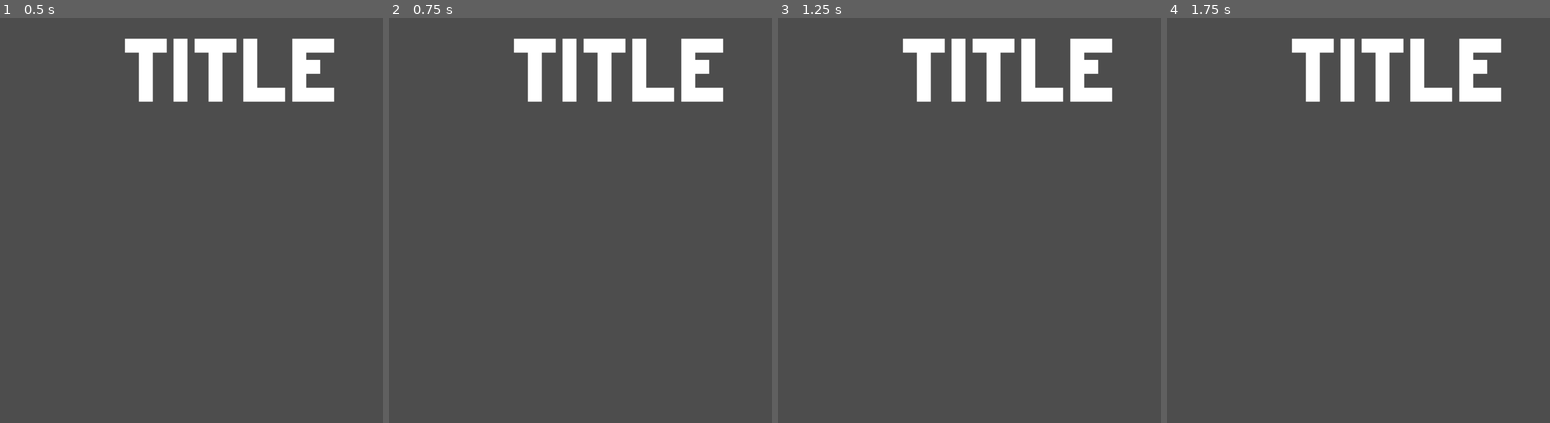
Above: before the commit, frames 1-4 (left to right).
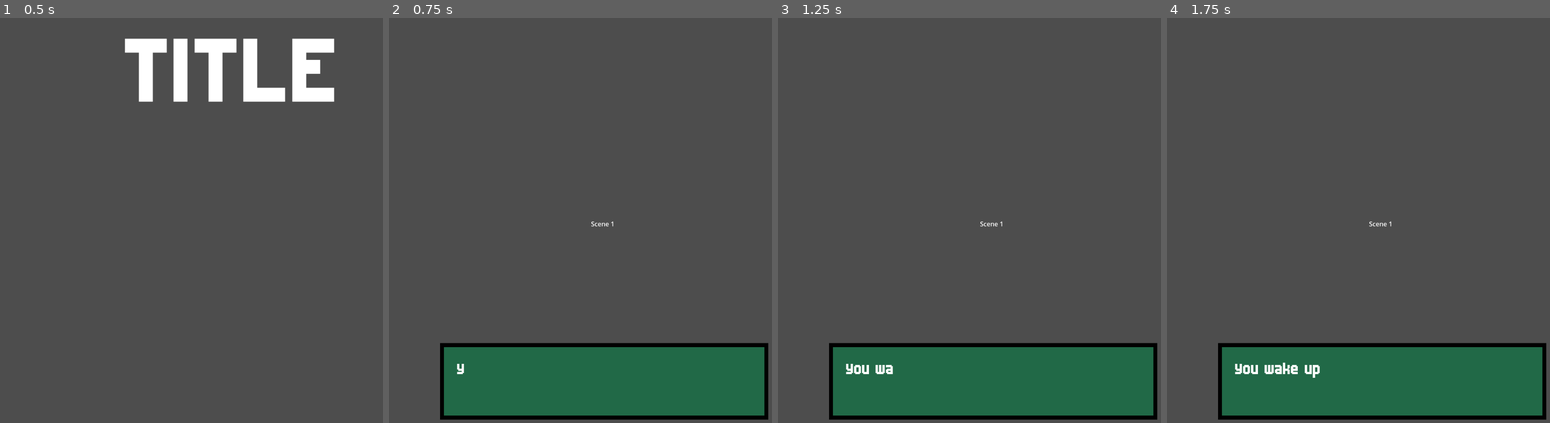
Above: after the commit, the same moments.

Repository: JacobL04/cyberworks
Game: Godot game, scene res://scenes/main.tscn
The game is run twice, just before and just after one commit, with the same random seed, the same clock (stepped at 60 frames per second) and the same inputs.
Inputs (mouse positions are in pixels of both pictures, inside the frame that each line leads up to):
- Up to frame 1 (0.5 s): no input
- Up to frame 2 (0.75 s): click (618, 151) at 0.5 s
- Up to frame 3 (1.25 s): no input
- Up to frame 4 (1.75 s): click (1396, 151) at 1.27 s

Frame 1 is identical in both runs. In frame 2, 21% of the frame differs, in the area x 13-100%, y 5-100%; in frame 3, 21%; in frame 4, 21%.

Commit message:
feat: intro scene transition

Diff:
--- /dev/null
+++ b/cyber-works/scenes/intro_cutscenes/scene1.tscn
@@ -0,0 +1,16 @@
+[gd_scene load_steps=3 format=3 uid="uid://dgnffbix6olpj"]
+
+[ext_resource type="Script" uid="uid://brxucii3wg64u" path="res://scripts/scene_scripts/scene1.gd" id="1_5ktdg"]
+[ext_resource type="PackedScene" uid="uid://cycb23gs1sdtm" path="res://scenes/text_box.tscn" id="1_wviym"]
+
+[node name="Scene1" type="Node2D"]
+script = ExtResource("1_5ktdg")
+
+[node name="RichTextLabel" type="RichTextLabel" parent="."]
+offset_left = 507.0
+offset_top = 505.0
+offset_right = 625.0
+offset_bottom = 545.0
+text = "Scene 1"
+
+[node name="TextBox" parent="." instance=ExtResource("1_wviym")]
--- /dev/null
+++ b/cyber-works/scenes/intro_cutscenes/scene2.tscn
@@ -0,0 +1,14 @@
+[gd_scene load_steps=3 format=3 uid="uid://dbbijuu7qmove"]
+
+[ext_resource type="Script" uid="uid://c5bjufb5e37cn" path="res://scripts/scene_scripts/scene2.gd" id="1_wkpdy"]
+[ext_resource type="PackedScene" uid="uid://cycb23gs1sdtm" path="res://scenes/text_box.tscn" id="2_43jhh"]
+
+[node name="Scene2" type="Node2D"]
+script = ExtResource("1_wkpdy")
+
+[node name="RichTextLabel" type="RichTextLabel" parent="."]
+offset_right = 221.0
+offset_bottom = 67.0
+text = "Scene 2"
+
+[node name="TextBox" parent="." instance=ExtResource("2_43jhh")]
--- /dev/null
+++ b/cyber-works/scenes/intro_cutscenes/scene3.tscn
@@ -0,0 +1,16 @@
+[gd_scene load_steps=3 format=3 uid="uid://ktlq3na1dr26"]
+
+[ext_resource type="PackedScene" uid="uid://cycb23gs1sdtm" path="res://scenes/text_box.tscn" id="1_imnh7"]
+[ext_resource type="Script" uid="uid://dp1n7nkskx4g2" path="res://scripts/scene_scripts/scene3.gd" id="1_nleyy"]
+
+[node name="Scene3" type="Node2D"]
+script = ExtResource("1_nleyy")
+
+[node name="RichTextLabel" type="RichTextLabel" parent="."]
+offset_left = 422.0
+offset_top = 182.0
+offset_right = 711.0
+offset_bottom = 285.0
+text = "Scene 3"
+
+[node name="TextBox" parent="." instance=ExtResource("1_imnh7")]
--- a/cyber-works/scenes/start.tscn
+++ b/cyber-works/scenes/start.tscn
@@ -33,5 +33,7 @@
 offset_bottom = 632.0
 
 [connection signal="button_up" from="StartBut" to="." method="_on_start_but_button_up"]
+[connection signal="pressed" from="StartBut" to="." method="_on_start_but_pressed"]
 [connection signal="button_up" from="SettingsBut" to="." method="_on_settings_but_button_up"]
 [connection signal="button_up" from="QuitBut" to="." method="_on_quit_but_button_up"]
+[connection signal="pressed" from="QuitBut" to="." method="_on_quit_but_pressed"]
--- a/cyber-works/scenes/text_box.tscn
+++ b/cyber-works/scenes/text_box.tscn
@@ -43,12 +43,13 @@
 
 [node name="Label" type="Label" parent="TextboxContainer/Panel"]
 layout_mode = 0
-offset_left = 64.0
-offset_top = 40.0
-offset_right = 808.0
-offset_bottom = 152.0
+offset_left = 40.0
+offset_top = 43.0
+offset_right = 784.0
+offset_bottom = 155.0
 theme_override_fonts/font = ExtResource("2_qdwih")
 theme_override_font_sizes/font_size = 46
 text = "Placeholder Text"
+autowrap_mode = 3
 visible_characters = 0
 visible_ratio = 0.0
--- a/cyber-works/scripts/main.gd
+++ b/cyber-works/scripts/main.gd
@@ -8,7 +8,8 @@
 
 # Called when the node enters the scene tree for the first time.
 func _ready() -> void:
-	get_tree().change_scene_to_file.call_deferred("res://scenes/start.tscn")
+	get_tree().change_scene_to_file.call_deferred("res://scenes/start.tscn") #comment this out to test specific scenes
+	#pass
 
 # Called every frame. 'delta' is the elapsed time since the previous frame.
 func _process(_delta: float) -> void:
--- /dev/null
+++ b/cyber-works/scripts/scene_scripts/scene1.gd
@@ -0,0 +1,23 @@
+extends Node
+
+@onready var textbox := $TextBox
+
+
+func _ready() -> void:
+	start_cutscene()
+
+
+func start_cutscene() -> void:
+	var dialogue: Array[String] = [
+		"You wake up on a Monday morning.",
+		"Another day at the office.",
+	    "You get dressed and head to the building..."
+	]
+
+	textbox.start_dialogue(dialogue)
+	textbox.dialogue_finished.connect(_on_dialogue_finished)
+
+
+func _on_dialogue_finished() -> void:
+	print("Dialogue finished!")
+	get_tree().change_scene_to_file("res://scenes/intro_cutscenes/scene2.tscn")
--- /dev/null
+++ b/cyber-works/scripts/scene_scripts/scene2.gd
@@ -0,0 +1,25 @@
+extends Node
+
+@onready var textbox := $TextBox
+
+
+func _ready() -> void:
+	start_cutscene()
+
+
+func start_cutscene() -> void:
+	var dialogue: Array[String] = [
+		"5 mins later..",
+		"You pull out your key card.",
+		"...",
+		"Strange..",
+		"No access."
+	]
+
+	textbox.start_dialogue(dialogue)
+	textbox.dialogue_finished.connect(_on_dialogue_finished)
+
+
+func _on_dialogue_finished() -> void:
+	print("Dialogue finished!")
+	get_tree().change_scene_to_file("res://scenes/intro_cutscenes/scene3.tscn")
--- /dev/null
+++ b/cyber-works/scripts/scene_scripts/scene3.gd
@@ -0,0 +1,22 @@
+extends Node
+
+@onready var textbox := $TextBox
+
+
+func _ready() -> void:
+	start_cutscene()
+
+
+func start_cutscene() -> void:
+	var dialogue: Array[String] = [
+		"You realized your identity has been stolen!",
+		"Your goal is to retrieve the missing pieces",
+	]
+
+	textbox.start_dialogue(dialogue)
+	textbox.dialogue_finished.connect(_on_dialogue_finished)
+
+
+func _on_dialogue_finished() -> void:
+	print("Dialogue finished!")
+	get_tree().quit()
--- /dev/null
+++ b/cyber-works/scripts/scenes_scripts.tscn
@@ -0,0 +1,3 @@
+[gd_scene format=3 uid="uid://l3xqah3iaukv"]
+
+[node name="ScenesScripts" type="Node2D"]
--- a/cyber-works/scripts/start.gd
+++ b/cyber-works/scripts/start.gd
@@ -23,3 +23,11 @@
 
 func _on_quit_but_button_up() -> void:
 	pass # Replace with function body.
+
+
+
+func _on_start_but_pressed() -> void:
+	get_tree().change_scene_to_file("res://scenes/intro_cutscenes/scene1.tscn")
+
+func _on_quit_but_pressed() -> void:
+	get_tree().quit()
--- a/cyber-works/scripts/textBox.gd
+++ b/cyber-works/scripts/textBox.gd
@@ -1,6 +1,89 @@
+#extends CanvasLayer
+#
+#const readRate = 0.1
+#
+#@onready var textbox_container: MarginContainer = $TextboxContainer
+#@onready var arrow: Label = $TextboxContainer/Panel/Arrow
+#@onready var label: Label = $TextboxContainer/Panel/Label
+#
+#enum State {
+	#READY,
+	#READING,
+	#FINISHED
+#}
+#
+#var curr_state = State.READY
+#var textQueue = []
+#var tween : Tween
+#
+## Called when the node enters the scene tree for the first time.
+#func _ready() -> void:
+	#hide_textbox()
+	#queueText("first")
+	#queueText("second")
+	#queueText("third	")
+	#
+#func _process(_delta):
+	#match curr_state:
+		#State.READY:
+			#if !textQueue.is_empty():
+				#display_text()
+		#State.READING:
+			#if Input.is_action_just_pressed("ui_accept"):
+				#label.visible_ratio = 1.0
+				#if tween:
+					#tween.kill()
+				#arrow.text = "v"
+				#changeState(State.FINISHED)
+		#State.FINISHED:
+			#if Input.is_action_just_pressed("ui_accept"):
+				#changeState(State.READY)
+				#hide_textbox()
+#
+#func queueText(next_text):
+	#textQueue.push_back(next_text)
+#
+#func hide_textbox():
+	#arrow.text = ""
+	#label.text = ""
+	#textbox_container.hide()
+	#
+#func show_textbox():
+	#textbox_container.show()
+	#
+#func display_text():
+	#var next_text = textQueue.pop_front()
+	#label.text = next_text
+	#label.visible_ratio = 0.0
+	#show_textbox()
+	#changeState(State.READING)
+	#if tween:
+		#tween.kill()
+	#tween = create_tween()
+	#tween.tween_property(label, "visible_ratio", 1.0, len(next_text)*readRate)
+	#tween.set_ease(Tween.EASE_IN)
+	#tween.set_trans(Tween.TRANS_LINEAR)
+	#tween.finished.connect(on_tween_finished)
+#
+#func on_tween_finished():
+	#arrow.text = "v"
+	#changeState(State.FINISHED)
+#
+#func changeState(next_state):
+	#curr_state = next_state
+	#match curr_state:
+		#State.READY:
+			#print("change state to ready")
+		#State.READING:
+			#print("change state to reading ")
+		#State.FINISHED:
+			#print("change state to finished")
+
 extends CanvasLayer
 
-const readRate = 0.1
+signal dialogue_finished
+
+const READ_RATE := 0.1
 
 @onready var textbox_container: MarginContainer = $TextboxContainer
 @onready var arrow: Label = $TextboxContainer/Panel/Arrow
@@ -12,69 +95,84 @@
 	FINISHED
 }
 
-var curr_state = State.READY
-var textQueue = []
-var tween : Tween
+var curr_state: State = State.READY
+var text_queue: Array[String] = []
+var tween: Tween
 
-# Called when the node enters the scene tree for the first time.
+
 func _ready() -> void:
 	hide_textbox()
-	queueText("first")
-	queueText("second")
-	queueText("third	")
 
-func _process(_delta):
+
+func _process(_delta: float) -> void:
 	match curr_state:
 		State.READY:
-			if !textQueue.is_empty():
+			if text_queue.is_empty():
+				hide_textbox()
+				emit_signal("dialogue_finished")
+			else:
 				display_text()
+
 		State.READING:
 			if Input.is_action_just_pressed("ui_accept"):
 				label.visible_ratio = 1.0
 				if tween:
 					tween.kill()
 				arrow.text = "v"
-				changeState(State.FINISHED)
+				change_state(State.FINISHED)
+
 		State.FINISHED:
 			if Input.is_action_just_pressed("ui_accept"):
-				changeState(State.READY)
-				hide_textbox()
+				change_state(State.READY)
 
-func queueText(next_text):
-	textQueue.push_back(next_text)
 
-func hide_textbox():
+# ---------- PUBLIC API ----------
+
+func start_dialogue(lines: Array[String]) -> void:
+	text_queue.clear()
+	for line in lines:
+		text_queue.push_back(line)
+	change_state(State.READY)
+
+
+# ---------- INTERNAL ----------
+
+func hide_textbox() -> void:
 	arrow.text = ""
 	label.text = ""
 	textbox_container.hide()
 
-func show_textbox():
+
+func show_textbox() -> void:
 	textbox_container.show()
 
-func display_text():
-	var next_text = textQueue.pop_front()
+
+func display_text() -> void:
+	var next_text: String = text_queue.pop_front()  # explicitly typed
+
 	label.text = next_text
 	label.visible_ratio = 0.0
 	show_textbox()
-	changeState(State.READING)
+
+	change_state(State.READING)
+
 	if tween:
 		tween.kill()
+
 	tween = create_tween()
-	tween.tween_property(label, "visible_ratio", 1.0, len(next_text)*readRate)
-	tween.set_ease(Tween.EASE_IN)
-	tween.set_trans(Tween.TRANS_LINEAR)
-	tween.finished.connect(on_tween_finished)
+	tween.tween_property(
+		label,
+		"visible_ratio",
+		1.0,
+		next_text.length() * READ_RATE
+	)
+	tween.finished.connect(_on_tween_finished)
 
-func on_tween_finished():
+
+func _on_tween_finished() -> void:
 	arrow.text = "v"
-	changeState(State.FINISHED)
+	change_state(State.FINISHED)
 
-func changeState(next_state):
+
+func change_state(next_state: State) -> void:
 	curr_state = next_state
-	match curr_state:
-		State.READY:
-			print("change state to ready")
-		State.READING:
-			print("change state to reading ")
-		State.FINISHED:
-			print("change state to finished")
Not shown: 1 places in cyber-works/scenes/email.tscn that only renumber resources
Not shown, added: cyber-works/scripts/scene_scripts/scene1.gd.uid
Not shown, added: cyber-works/scripts/scene_scripts/scene2.gd.uid
Not shown, added: cyber-works/scripts/scene_scripts/scene3.gd.uid
